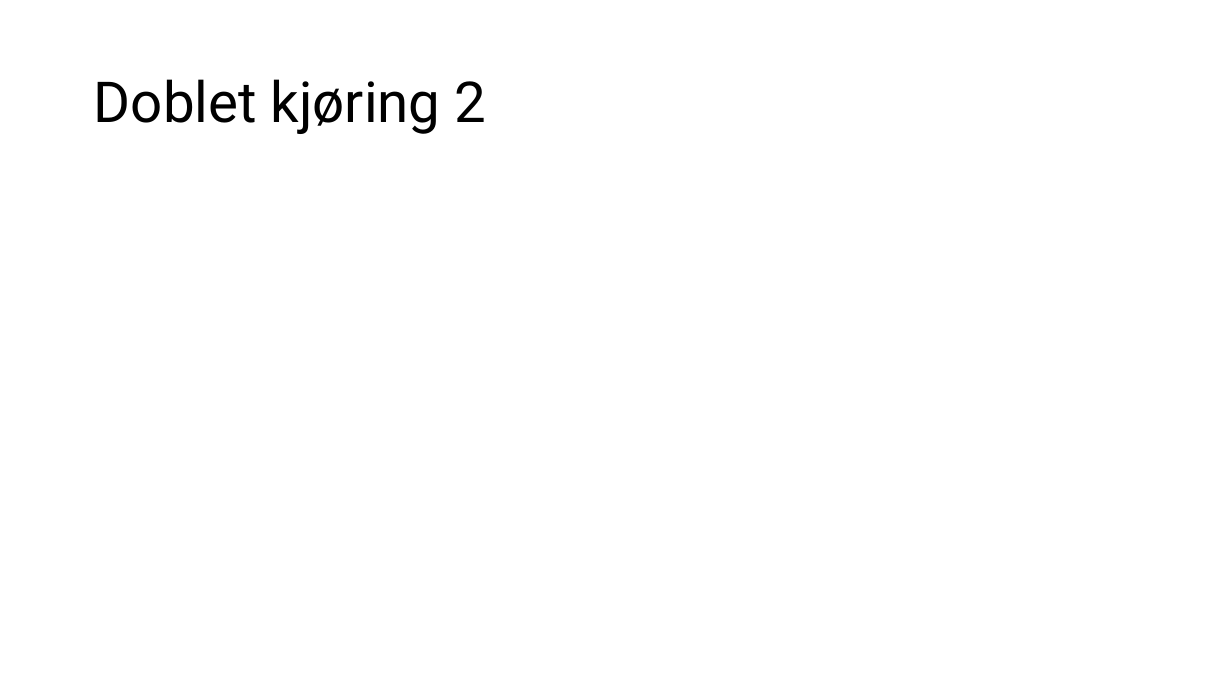
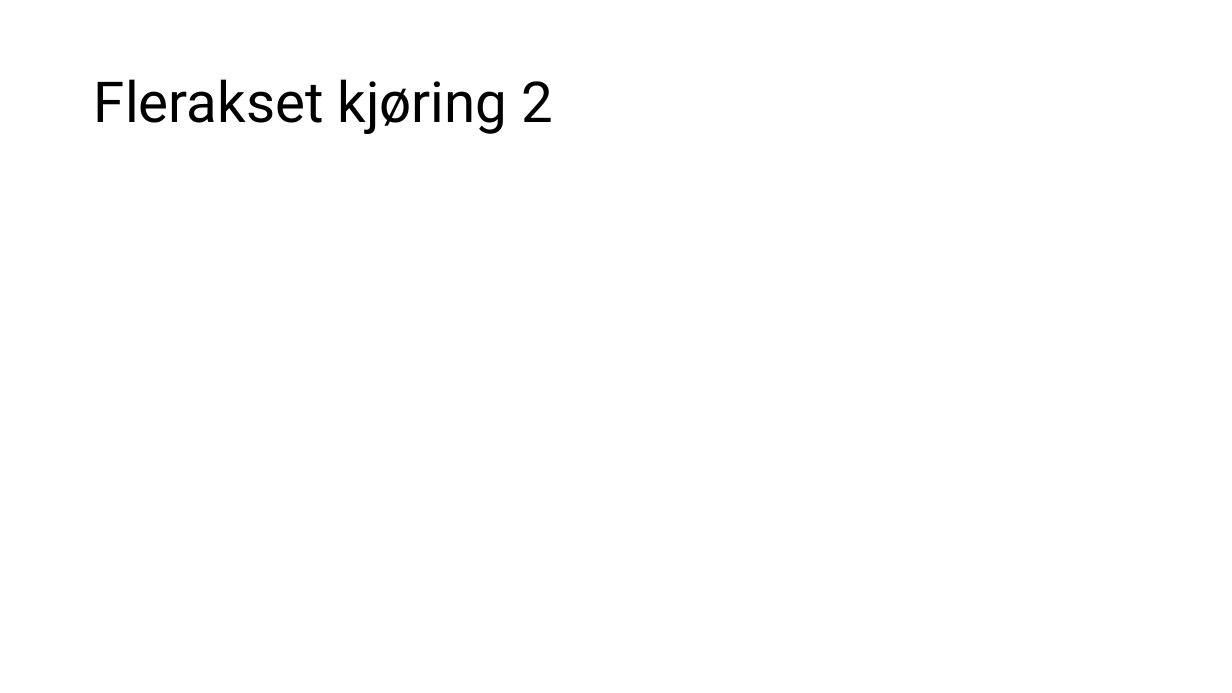
Before and after one commit to emilah-png/Bachelor, a slide deck: slide 5 of Presentasjon/simulerings presentasjon for Servi og NOV 25.04.25.pptx. Drawn at 1232x693 pixels with LibreOffice and Linux fonts; fonts in the diff are those of the drawing. Boxes give left, top, right and bottom in pixels: in the first picture for what was removed or moved away, otherwise in the second. Text is boxed around its words. In the diff, an @@ line names an element or a change of style, - is before the commit and + after.

```diff
--- a/Presentasjon/simulerings presentasjon for Servi og NOV 25.04.25.pptx
+++ b/Presentasjon/simulerings presentasjon for Servi og NOV 25.04.25.pptx
@@ title at [94,79,553,134]: text changed @@
-Doblet kjøring 2
+Flerakset kjøring 2
```
Also in this commit, not shown: 3 other slides changed, 46 other files.
